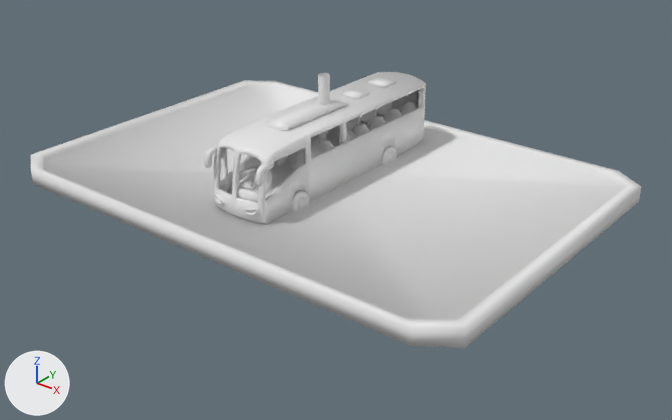
Before and after pictures for a commit that changed the Blender file Modelos/Blends/PostoGasolina.blend.
Rendered twice from a 50 mm lens placed at (29.7, -36.1, 20.6), pointed at (1.6, -1.0, -1.1). Lighting does not change. The marker at lower left points along +X, +Y and +Z. The same objects are shown in both versions, whatever each file hides.

Names of what the first picture shows: 'Batente De Porta', 'Onibus', 'PilarPostoGasolina', 'PostoGasolina', 'PostoGasolinaTeto'.
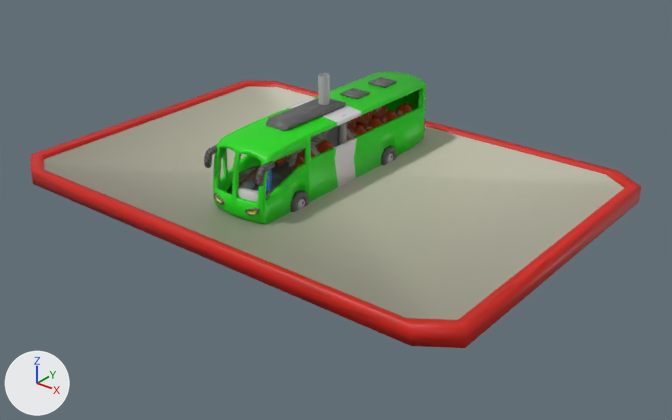
Location of each change, (x1, y1, x2, y2) in pixels of the pictures (672 x 420 px; the box of a moved part takes in the faces that stretch with it):
'PostoGasolinaTeto', recoloured, surface changed (white to grey): (31, 80, 641, 348) in both
'PilarPostoGasolina', recoloured: (318, 73, 330, 135) in both
'Batente De Porta', recoloured: (316, 115, 347, 145) in both
part 1 of me_postogasolina, recoloured: (286, 128, 354, 162) in both
part 3 of me_onibus, moved or reshaped: before (255, 161, 274, 186); after (256, 161, 275, 186)
part 4 of me_onibus, moved or reshaped: before (244, 208, 259, 215); after (245, 208, 260, 216)
part 5 of me_onibus, moved or reshaped: before (291, 149, 314, 169); after (291, 150, 315, 169)
part 6 of me_onibus, moved or reshaped: before (316, 139, 334, 153); after (315, 140, 333, 153)
part 7 of me_onibus, moved or reshaped: before (352, 123, 369, 136); after (350, 124, 367, 137)
part 8 of me_onibus, moved or reshaped: before (347, 116, 360, 130); after (347, 117, 357, 129)
part 9 of me_onibus, moved or reshaped: before (368, 115, 386, 130); after (365, 117, 383, 131)
part 10 of me_onibus, moved or reshaped: before (360, 109, 377, 125); after (356, 111, 372, 127)
part 11 of me_onibus, moved or reshaped: before (384, 108, 402, 123); after (380, 110, 398, 124)
part 12 of me_onibus, moved or reshaped: before (376, 102, 392, 118); after (371, 104, 387, 119)
part 13 of me_onibus, moved or reshaped: before (400, 101, 417, 115); after (396, 103, 413, 117)
part 14 of me_onibus, recoloured (grey to green): (204, 72, 426, 224) in both
part 15 of me_onibus, recoloured: (214, 156, 287, 204) in both
part 16 of me_onibus, recoloured (white to grey): (237, 169, 272, 202) in both

Patch to the scene script:
```diff
--- a/Modelos/Blends/PostoGasolina.blend.py
+++ b/Modelos/Blends/PostoGasolina.blend.py
@@ me_onibus @@
-me_onibus.from_pydata(...)  # 3031 vertices, 3030 faces; spans x -1.9..1.85, y -7.12..7.51, z -0.22..4.29
+me_onibus.from_pydata(...)  # 2792 vertices, 2705 faces; spans x -1.9..1.89, y -7.12..7.51, z -0.22..4.29
+# me_onibus part 3: the loose piece of 44 vertices spanning x 1.56..1.85, y -7.12..-5.94, z 2.48..3.4 is moved by (0.05, 0.0, 0.0), in mat_material (picture img_bomba_postogasolinateto_campainha_and_more_png)
+# me_onibus part 4: the loose piece of 49 vertices spanning x 0.7..1.45, y -7.01..-6.64, z 0.7..1.12 is moved by (0.05, 0.0, 0.0), in mat_material (picture img_bomba_postogasolinateto_campainha_and_more_png)
+# me_onibus part 5: the loose piece of 44 vertices spanning x 0.33..1.41, y -3.24..-2.37, z 1.35..2.68 is moved by (0.05, 0.0, 0.0), in mat_material (picture img_bomba_postogasolinateto_campainha_and_more_png)
+# me_onibus part 6: the loose piece of 44 vertices spanning x 0.33..1.41, y -1.68..-0.82, z 1.35..2.68 is moved by (0.05, -0.09, 0.0), in mat_material (picture img_bomba_postogasolinateto_campainha_and_more_png)
+# me_onibus part 7: the loose piece of 44 vertices spanning x 0.33..1.41, y 1.42..2.28, z 1.35..2.68 is moved by (0.05, -0.26, 0.0), in mat_material (picture img_bomba_postogasolinateto_campainha_and_more_png)
+# me_onibus part 8: the loose piece of 44 vertices spanning x -1.45..-0.38, y 2.97..3.83, z 1.35..2.68 is moved by (0.0, -0.34, 0.0), in mat_material (picture img_bomba_postogasolinateto_campainha_and_more_png)
+# me_onibus part 9: the loose piece of 44 vertices spanning x 0.33..1.41, y 2.97..3.83, z 1.35..2.68 is moved by (0.05, -0.34, 0.0), in mat_material (picture img_bomba_postogasolinateto_campainha_and_more_png)
+# me_onibus part 10: the loose piece of 44 vertices spanning x -1.45..-0.38, y 4.52..5.38, z 1.35..2.68 is moved by (0.0, -0.43, 0.0), in mat_material (picture img_bomba_postogasolinateto_campainha_and_more_png)
+# me_onibus part 11: the loose piece of 44 vertices spanning x 0.33..1.41, y 4.52..5.38, z 1.35..2.68 is moved by (0.05, -0.43, 0.0), in mat_material (picture img_bomba_postogasolinateto_campainha_and_more_png)
+# me_onibus part 12: the loose piece of 44 vertices spanning x -1.45..-0.38, y 6.07..6.93, z 1.35..2.68 is moved by (0.0, -0.52, 0.0), in mat_material (picture img_bomba_postogasolinateto_campainha_and_more_png)
+# me_onibus part 13: the loose piece of 44 vertices spanning x 0.33..1.41, y 6.07..6.93, z 1.35..2.68 is moved by (0.05, -0.52, 0.0), in mat_material (picture img_bomba_postogasolinateto_campainha_and_more_png)
+# me_onibus part 14: 1631 faces spanning x -1.9..1.85, y -7.12..7.51, z -0.22..4.29 switch from no material to mat_material (picture img_bomba_postogasolinateto_campainha_and_more_png)
+# me_onibus part 15: 155 faces spanning x -1.56..-0.2, y -7.01..7.44, z 0.44..2.68 switch from no material to mat_material (picture img_bomba_postogasolinateto_campainha_and_more_png)
+# me_onibus part 16: 127 faces spanning x -0.69..1.41, y -6.81..6.7, z 0.89..3.85 switch from no material to mat_material (picture img_bomba_postogasolinateto_campainha_and_more_png)
@@ me_batente_de_porta @@
 me_batente_de_porta.from_pydata(...)  # 52 vertices, 36 faces; spans x -1.42..1.43, y -0.21..0.16, z -0.06..3.93
+me_batente_de_porta.materials.append(mat_material)  # picture img_bomba_postogasolinateto_campainha_and_more_png
@@ me_pilarpostogasolina @@
 me_pilarpostogasolina.from_pydata(...)  # 61 vertices, 48 faces; spans x -0.49..0.49, y -2.34..0.31, z -0.11..5.84
+me_pilarpostogasolina.materials.append(mat_material)  # picture img_bomba_postogasolinateto_campainha_and_more_png
@@ me_postogasolina @@
-me_postogasolina.from_pydata(...)  # 179 vertices, 186 faces; spans x -1.08..1.08, y -2.2..2.2, z -0.02..2.9
+me_postogasolina.from_pydata(...)  # 179 vertices, 184 faces; spans x -1.08..1.08, y -2.2..2.2, z -0.02..2.9
+# me_postogasolina part 1: 184 faces spanning x -1.08..1.08, y -2.2..2.2, z -0.02..2.9 switch from no material to mat_material (picture img_bomba_postogasolinateto_campainha_and_more_png)
@@ me_postogasolinateto @@
 me_postogasolinateto.from_pydata(...)  # 50 vertices, 56 faces; spans x -14.3..14.3, y -9.9..9.9, z -0.5..0.5
+# me_postogasolinateto part 2: texture (UV) coordinates of 56 of 56 faces, centred in x -14.3..14.3, y -9.9..9.9, z -0.5..0.5, changed; they spanned u 0.12..0.88, v 0.0..0.98 and now span u 0.21..0.51, v 0.75..0.99
+me_postogasolinateto.materials.append(mat_material)  # picture img_bomba_postogasolinateto_campainha_and_more_png
```
